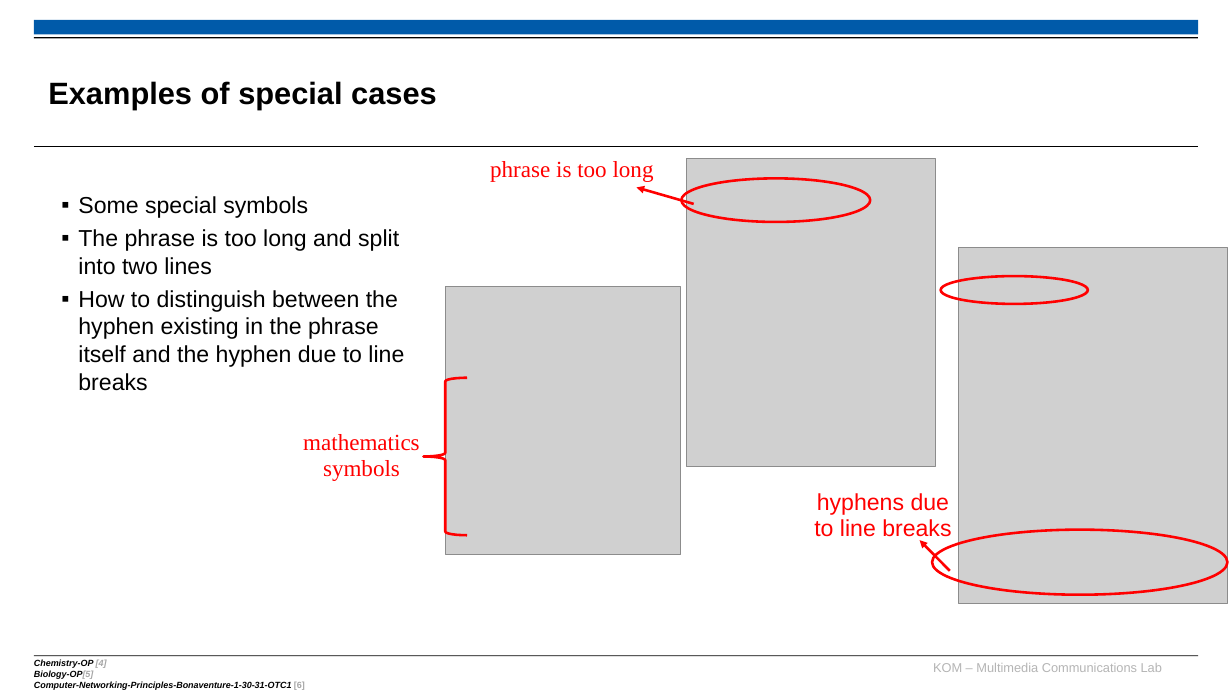
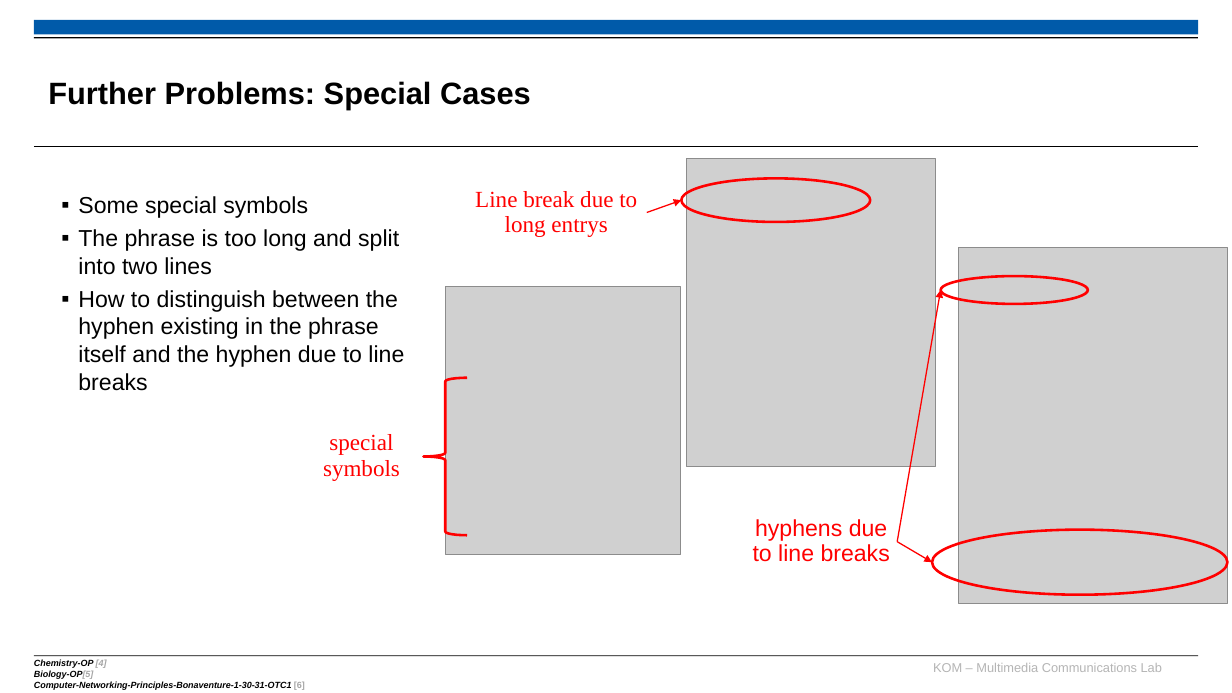
Before and after one commit to Magrena/IndexExtraction, a slide deck: slide 8 of Presentation/DesignWorkshop neu.pptx. Drawn at 1232x693 pixels with LibreOffice and Linux fonts; fonts in the diff are those of the drawing; grey boxes stand for pictures; background and template pictures are left out. Boxes give left, top, right and bottom in pixels: in the first picture for what was removed or moved away, otherwise in the second. Text is boxed around its words. In the diff, an @@ line names an element or a change of style, - is before the commit and + after.

```diff
--- a/Presentation/DesignWorkshop neu.pptx
+++ b/Presentation/DesignWorkshop neu.pptx
@@ title at (48,81,531,109): text changed @@
-Examples of special cases
+Further Problems: Special Cases
@@ text at (475,191,637,237): text changed @@
-phrase is too long
+Line break due to long entrys
@@ arrow moved from (694, 204) - (637, 188) to (647, 213) - (681, 201) @@
@@ arrow (647, 213) - (681, 201): stroke #FF0000 2 pt to #FF0000 1 pt @@
@@ arrow added from (897, 542) to (941, 290), #FF0000 1 pt @@
@@ text at (323,434,400,481): text changed @@
-mathematics symbols
+special symbols
@@ text "hyphens due to line breaks" rewrapped from (814,493,951,542) to (753,519,890,562) @@
@@ arrow moved from (950, 571) - (920, 541) to (897, 542) - (933, 562) @@
@@ arrow (897, 542) - (933, 562): stroke #FF0000 2 pt to #FF0000 1 pt @@
```
Also in this commit, not shown: 2 other slides changed, 3 other files.
